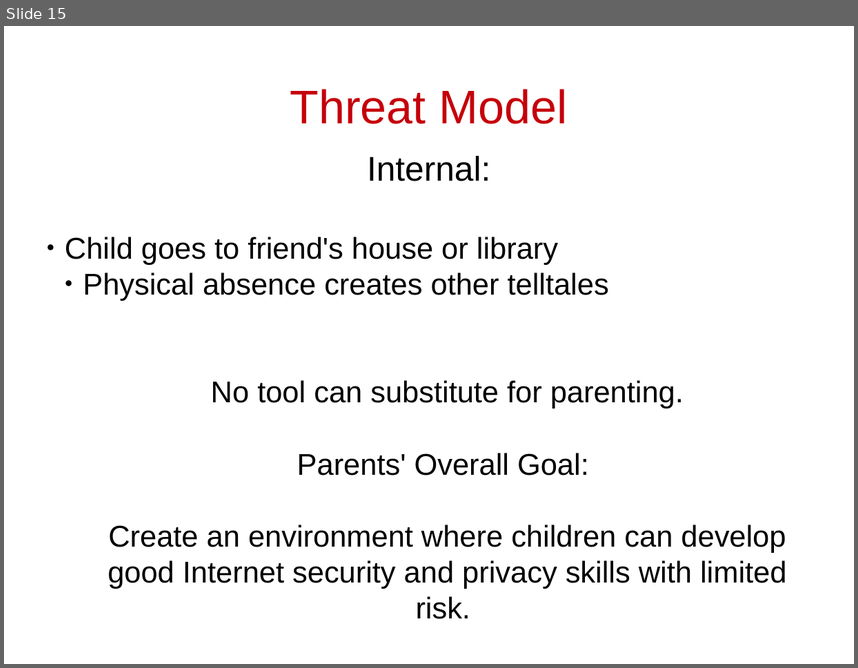
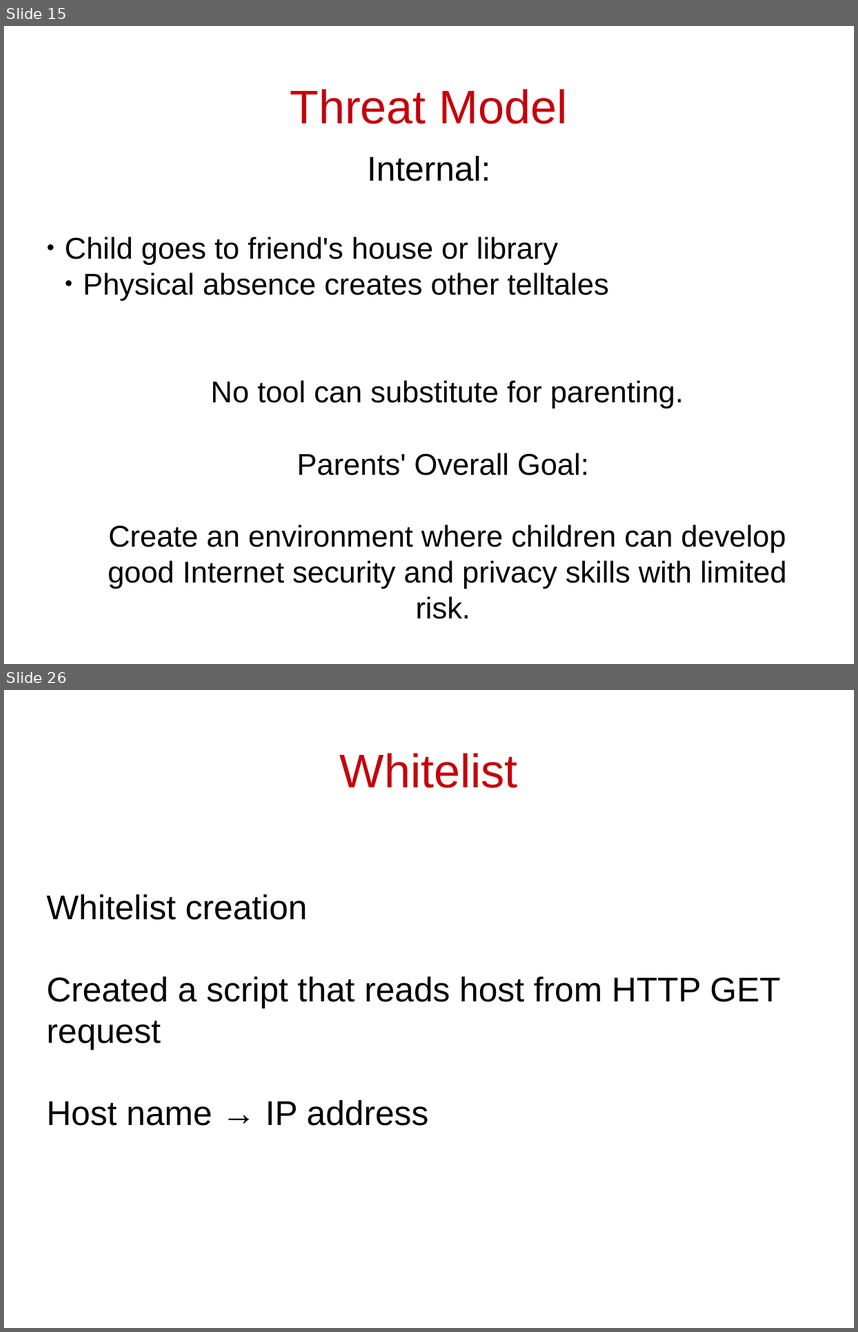
Before and after one commit to cschreiner/kindsicher, a slide deck: proj/presentation_dec09/combined.odp. Shown one above the other, each under a label of ours: slide 15 before the commit, slides 15 and 26 after it; the slides between them are not shown. The pictures are 858x668 and 858x1332 pixels, drawn with LibreOffice and Linux fonts; fonts in the diff are those of the drawing. Boxes give left, top, right and bottom in pixels: in the first picture for what was removed or moved away, otherwise in the second. Text is boxed around its words. In the diff, an @@ line names an element or a change of style, - is before the commit and + after.

```diff
--- a/proj/presentation_dec09/combined.odp
+++ b/proj/presentation_dec09/combined.odp
@@ slide 26 added at (x1=4, y1=690, x2=854, y2=1328), background #FFFFFF @@
@@ title added at (x1=340, y1=753, x2=518, y2=788), 44 pt, text #C5000B @@
+Whitelist
@@ subtitle added at (x1=47, y1=894, x2=780, y2=1125), 32 pt, text #000000 @@
+Whitelist creation
+Created a script that reads host from HTTP GET request
+Host name → IP address
```
Also in this commit, not shown: 2 slides changed, 11 other slides added.
